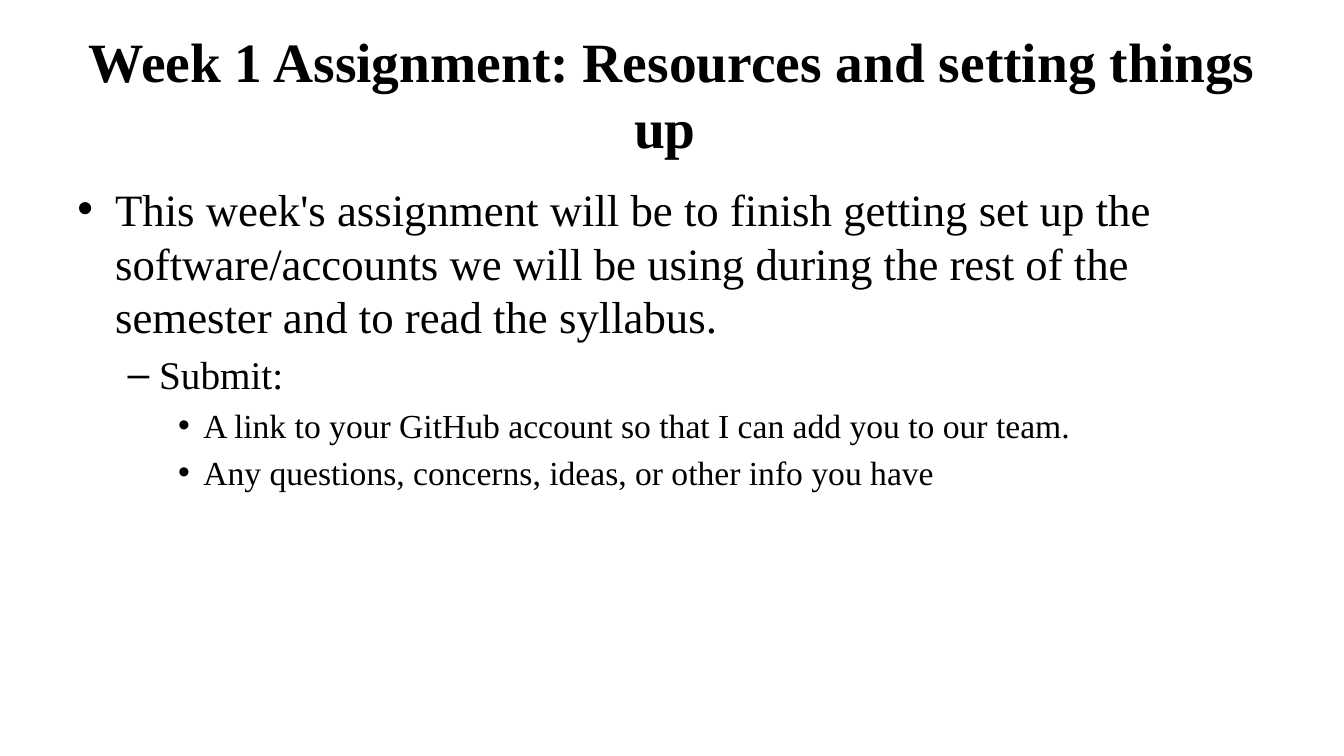
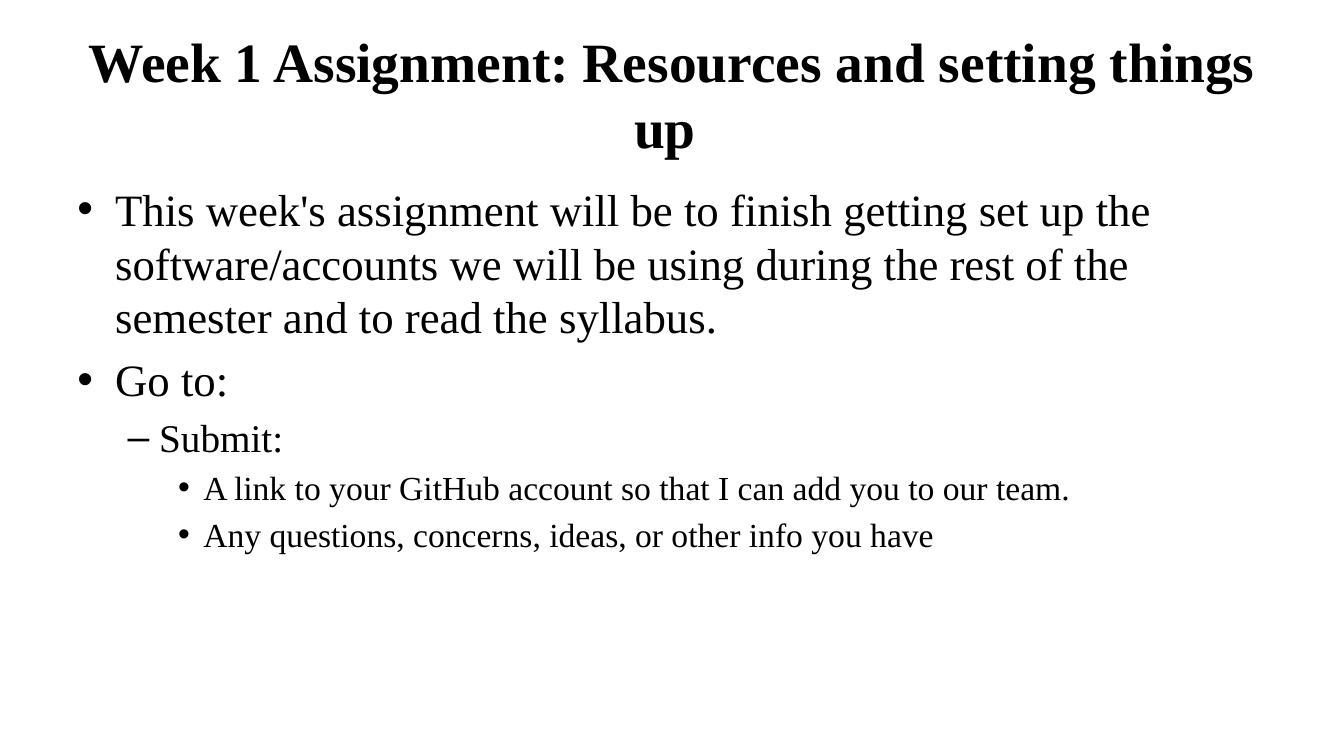
Before and after one commit to other-realm/spark, a slide deck: slide 5 of SparkClass1.pptx. Drawn at 1344x756 pixels with LibreOffice and Linux fonts; fonts in the diff are those of the drawing. Boxes give left, top, right and bottom in pixels: in the first picture for what was removed or moved away, otherwise in the second. Text is boxed around its words. In the diff, an @@ line names an element or a change of style, - is before the commit and + after.

```diff
--- a/SparkClass1.pptx
+++ b/SparkClass1.pptx
@@ text at (115,366,228,397): paragraph added @@
+• Go to:
```
Also in this commit, not shown: 1 other slide changed, 41 other files.
